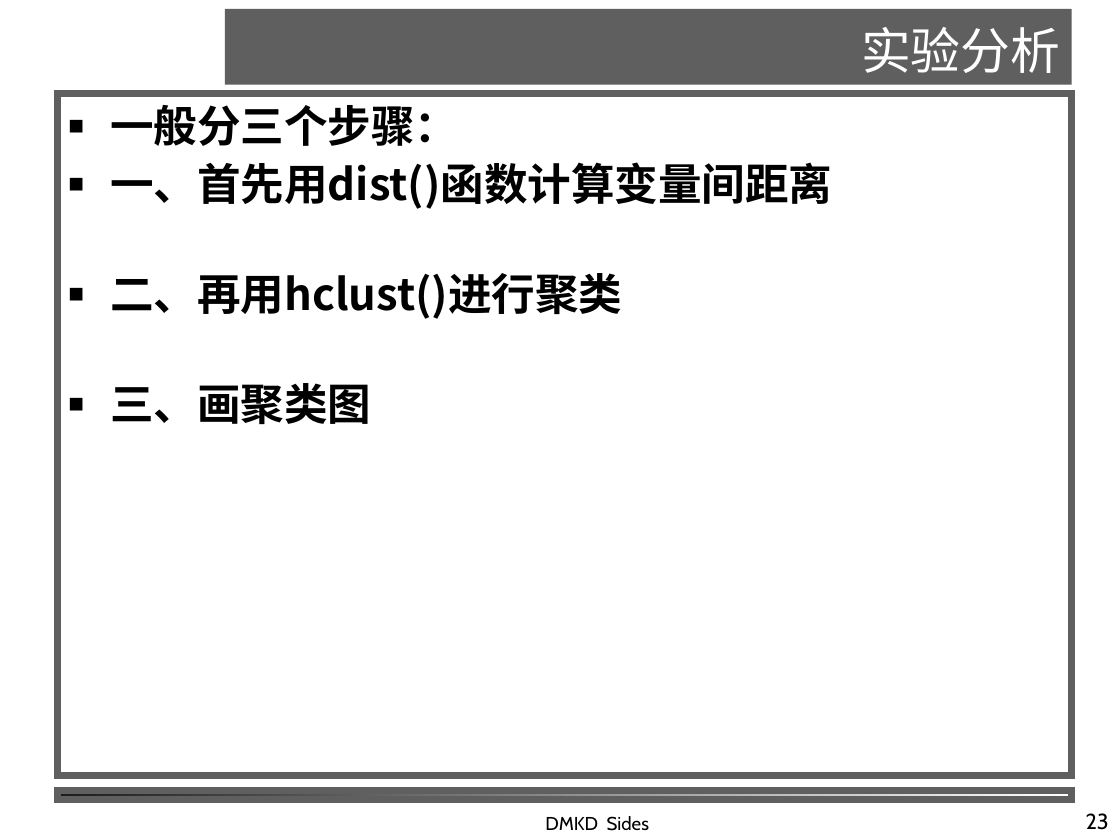
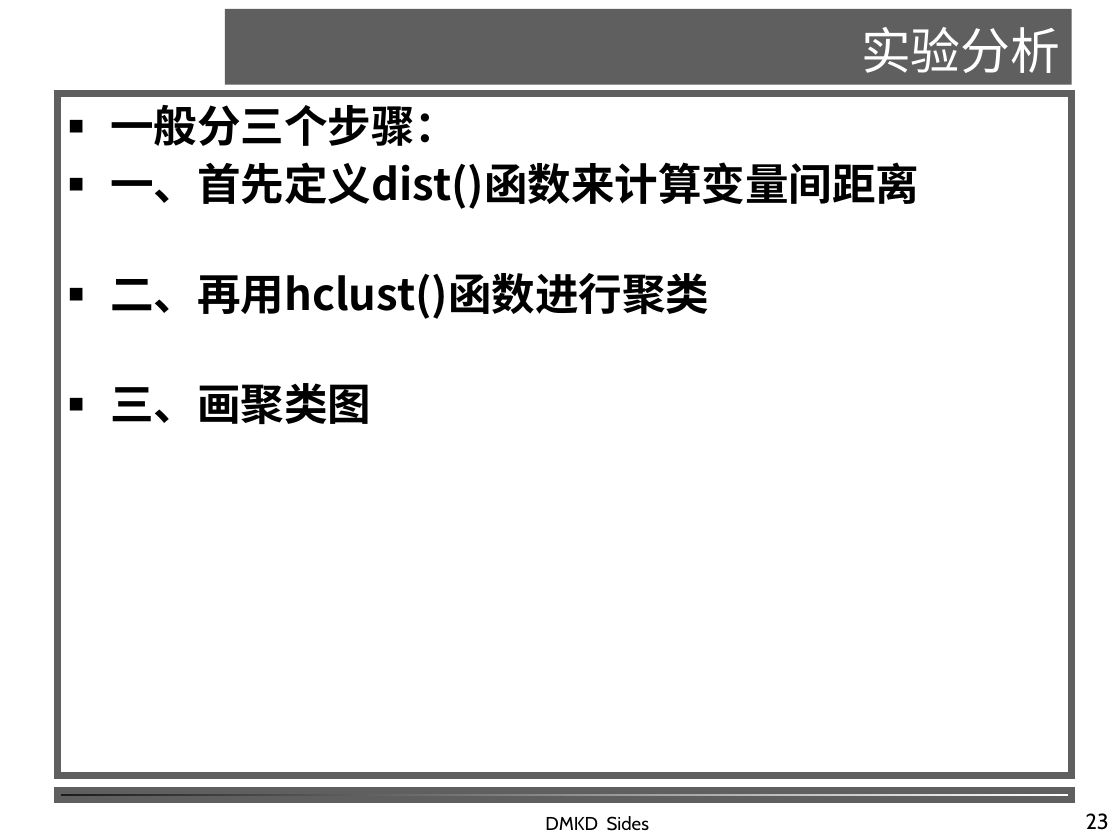
Before and after one commit to shfkuang/shfkuang.github.io, a slide deck: slide 23 of dm/ch5.3.ppt. Drawn at 1120x840 pixels with LibreOffice and Linux fonts; fonts in the diff are those of the drawing; background and template pictures are left out. Boxes give left, top, right and bottom in pixels: in the first picture for what was removed or moved away, otherwise in the second. Text is boxed around its words. In the diff, an @@ line names an element or a change of style, - is before the commit and + after.

```diff
--- a/dm/ch5.3.ppt
+++ b/dm/ch5.3.ppt
@@ text in rectangle at <box>110,162,919,319</box>: text changed @@
-■ 一、首先用dist()函数计算变量间距离
-■ 二、再用hclust()进行聚类
+■ 一、首先定义dist()函数来计算变量间距离
+■ 二、再用hclust()函数进行聚类
```
Also in this commit, not shown: 5 other slides changed, 1 other file.
